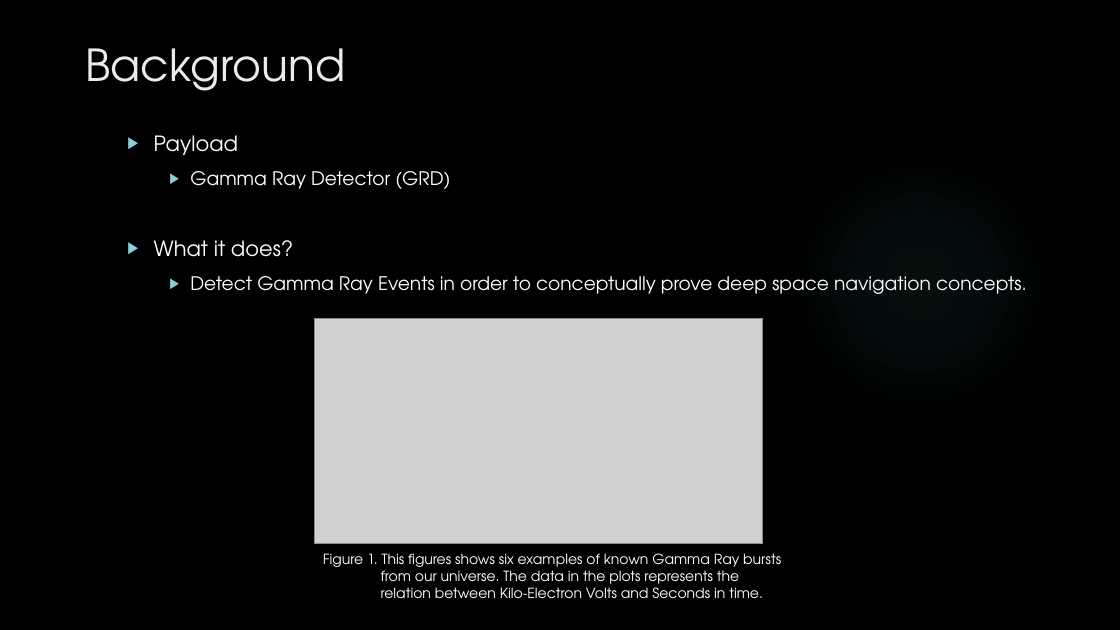
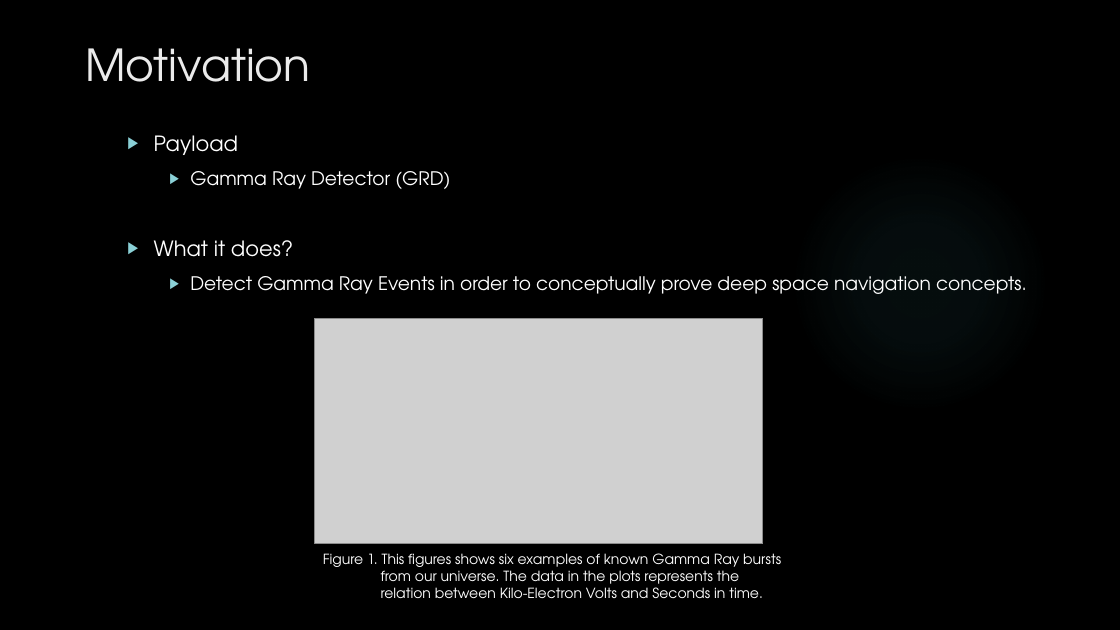
Before and after one commit to HASP-UMN/CubeSat, a slide deck: slide 3 of Presentations/PDR_Presentation.pptx. Drawn at 1120x630 pixels with LibreOffice and Linux fonts; fonts in the diff are those of the drawing; grey boxes stand for pictures; background and template pictures are left out. Boxes give left, top, right and bottom in pixels: in the first picture for what was removed or moved away, otherwise in the second. Text is boxed around its words. In the diff, an @@ line names an element or a change of style, - is before the commit and + after.

```diff
--- a/Presentations/PDR_Presentation.pptx
+++ b/Presentations/PDR_Presentation.pptx
@@ title at [85,48,310,82]: text changed @@
-Background
+Motivation
```
Also in this commit, not shown: 7 other slides changed, 1 slide added, 1 other file.
